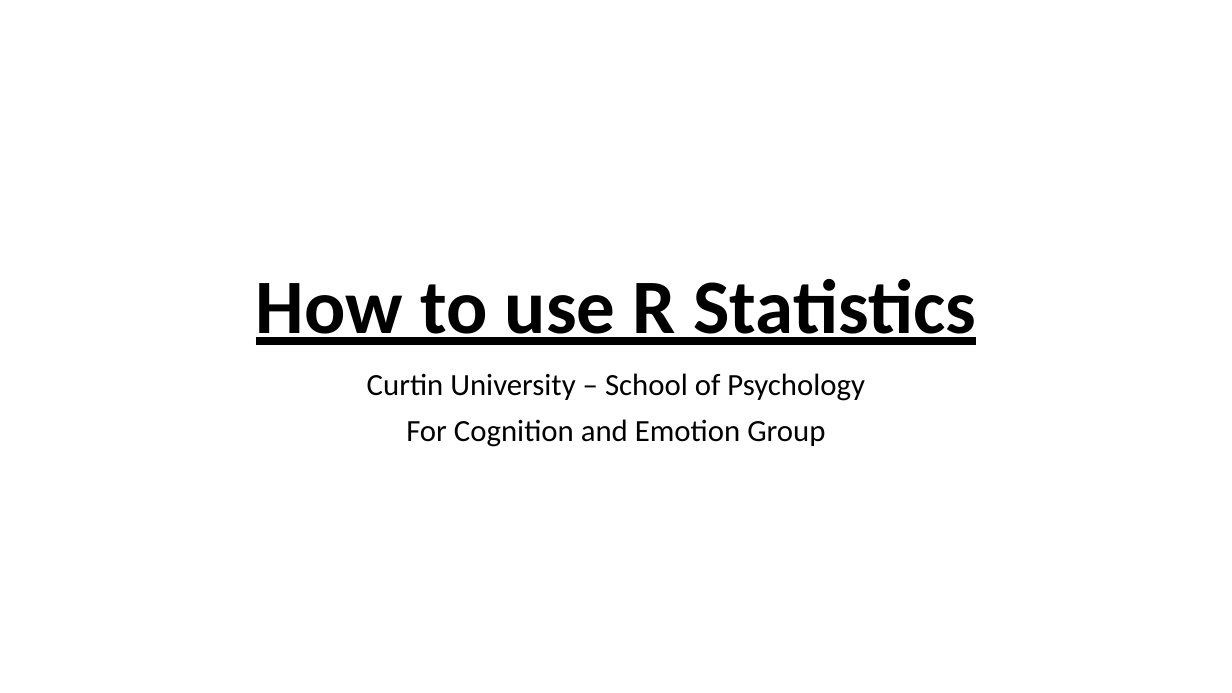
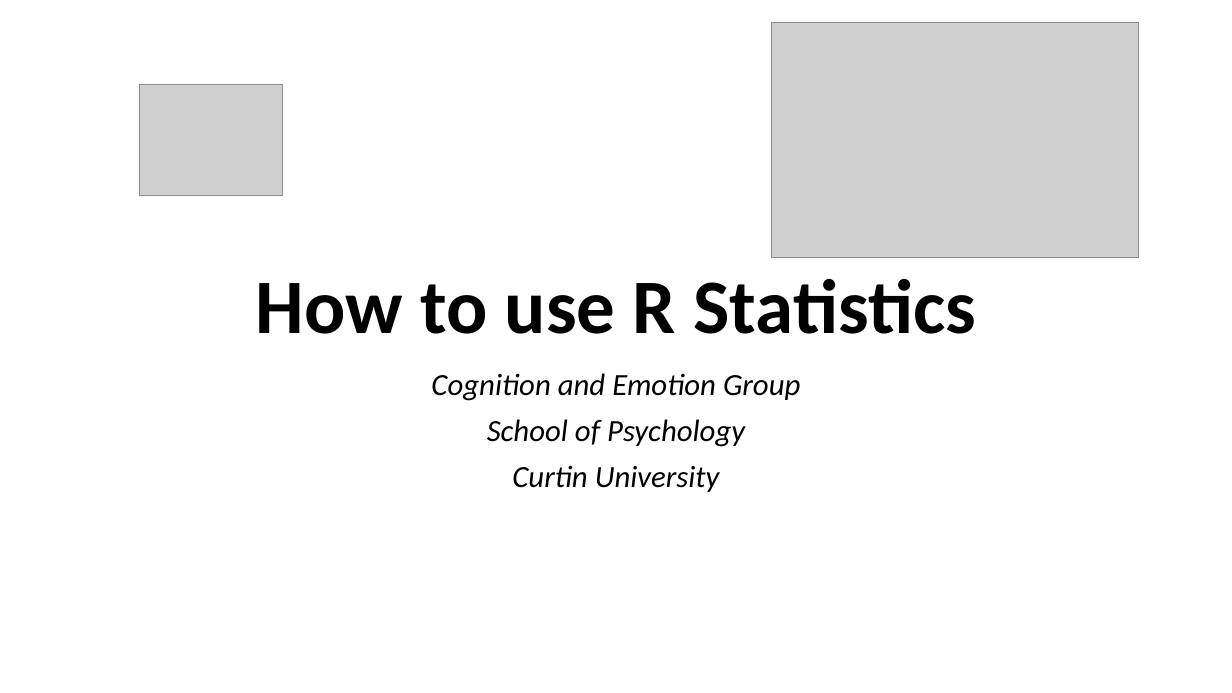
Before and after one commit to angnguyen/ce_group, a slide deck: slide 1 of R_tutorial_1.pptx. Drawn at 1232x693 pixels with LibreOffice and Linux fonts; fonts in the diff are those of the drawing; grey boxes stand for pictures. Boxes give left, top, right and bottom in pixels: in the first picture for what was removed or moved away, otherwise in the second. Text is boxed around its words. In the diff, an @@ line names an element or a change of style, - is before the commit and + after.

```diff
--- a/R_tutorial_1.pptx
+++ b/R_tutorial_1.pptx
@@ picture added at box(772, 23, 1139, 258) @@
@@ picture added at box(140, 85, 283, 196) @@
@@ title "How to use R Statistics" at box(256, 279, 976, 334): underline off @@
@@ subtitle at box(431, 373, 800, 492): text changed; italic on @@
-Curtin University – School of Psychology
-For Cognition and Emotion Group
+Cognition and Emotion Group
+School of Psychology
+Curtin University
```
Also in this commit, not shown: 15 other slides changed, 18 slides added, 3 slides removed, 2 other files.
